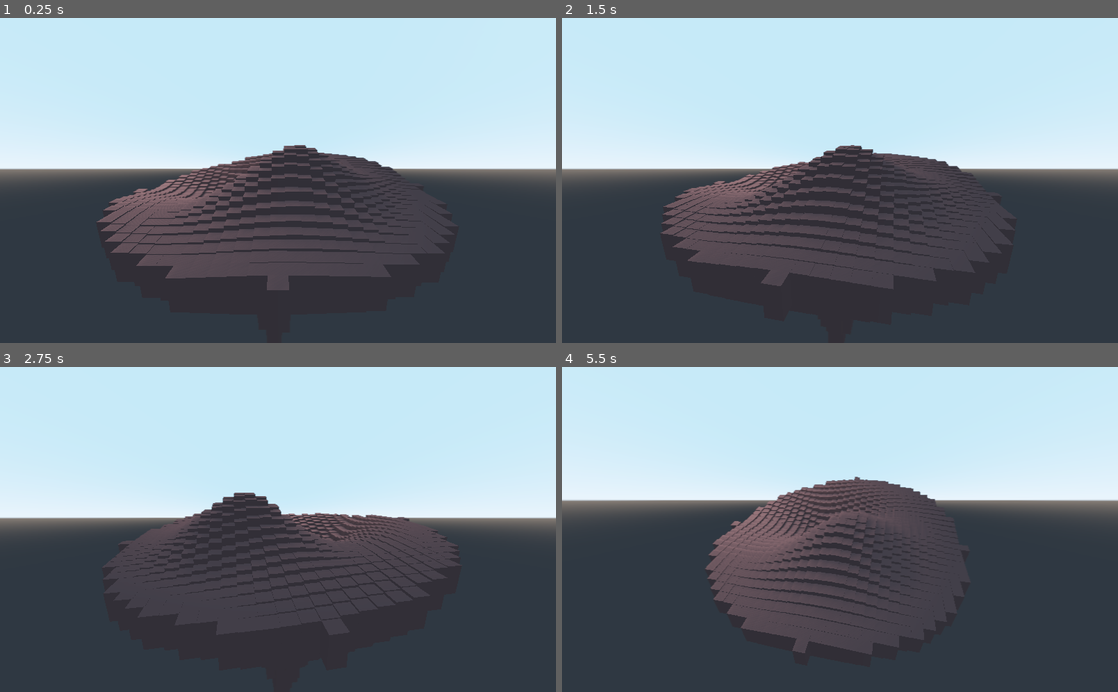
Above: before the commit, frames 1-4 (two rows, left to right).
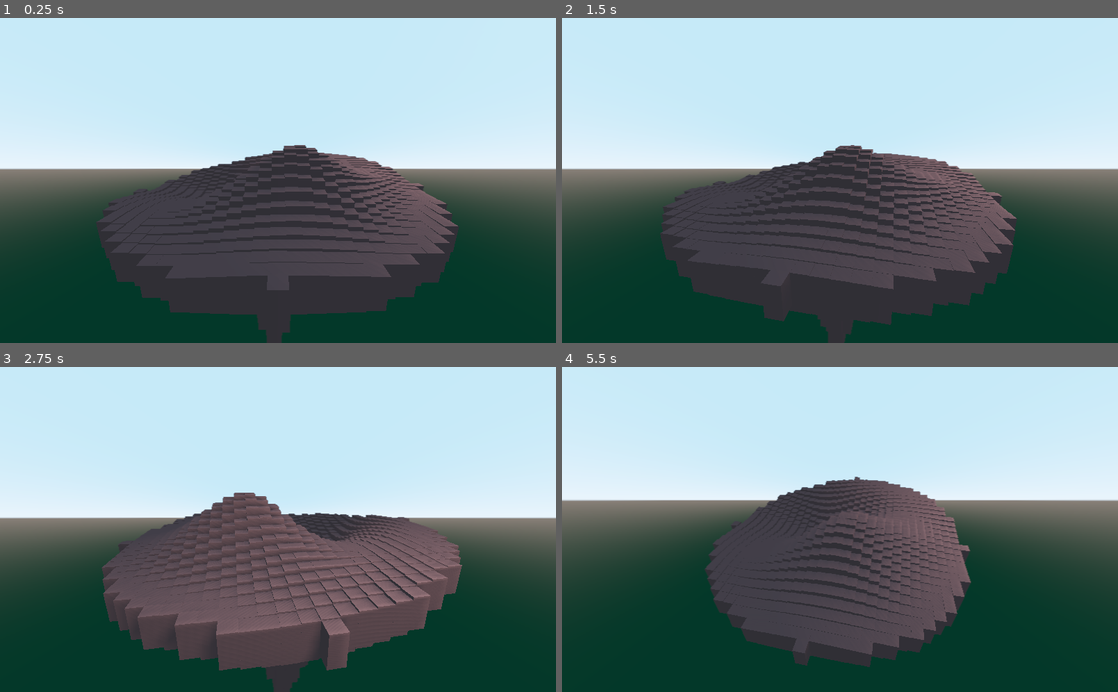
Above: after the commit, the same moments.

Repository: CiaranWoodward/LD49
Game: Godot game, scene res://Map/Map.tscn
Same seed, same stepped clock (60 frames per second), same inputs: the game is played once before the commit and once after it.
Inputs (mouse positions are in pixels of both pictures, inside the frame that each line leads up to):
- Up to frame 1 (0.25 s): no input
- Up to frame 2 (1.5 s): tap Enter at 0.5 s; move the mouse to (962, 164) at 0.52 s; hold Right (ui_right) 0.53-1.25 s; hold Page Up (zoom_in, bound only after the commit) 0.53-1.25 s; click (962, 164) at 0.67 s; tap Page Down (zoom_out, bound only after the commit) at 0.8 s; drag from (728, 196) to (812, 245) at 1.27 s
- Up to frame 3 (2.75 s): tap Space at 2 s; move the mouse to (333, 458) at 2.02 s; hold Right (ui_right) from 2.03 s (still down); hold Page Up (zoom_in, bound only after the commit) from 2.03 s (still down); click (333, 458) at 2.17 s; tap Page Down (zoom_out, bound only after the commit) at 2.3 s
- Up to frame 4 (5.5 s): release Right (ui_right) at 2.75 s; release Page Up (zoom_in, bound only after the commit) at 2.75 s; drag from (812, 594) to (673, 480) at 2.77 s; tap Enter at 3.5 s; move the mouse to (1006, 578) at 3.52 s; hold Left (ui_left) 3.53-4.25 s; hold Page Up (zoom_in, bound only after the commit) 3.53-4.25 s; click (1006, 578) at 3.67 s; tap Page Down (zoom_out, bound only after the commit) at 3.8, 5.3 s; drag from (673, 480) to (756, 448) at 4.27 s; tap Space at 5 s; move the mouse to (867, 529) at 5.02 s; hold Down (ui_down) from 5.03 s (still down); hold Page Up (zoom_in, bound only after the commit) from 5.03 s (still down); click (867, 529) at 5.17 s

The runs differ from the first frame. In frame 1, 29% of the frame differs, in the area x 0-100%, y 39-100%; in frame 2, 28%; in frame 3, 42%; in frame 4, 38%.

Commit message:
Finish up camera control for now

Diff:
--- a/Map/Camera.gd
+++ b/Map/Camera.gd
@@ -1,11 +1,15 @@
 extends Camera
 
-export var MAX_HEIGHT : float = 95.0
-export var MIN_HEIGHT : float = 20.0
+export var MAX_HEIGHT : float = 125.0
+export var MIN_HEIGHT : float = 10.0
 export var distance : float = 120.0
 export var MAX_SPEED = 10.0
 export var ACCEL_TIME = 0.5
 export var STOP_TIME = 0.2
+export var ZOOM_AMOUNT = 0.5
+export var ZOOM_TIME = 0.2
+export var ZOOM_MIN = 1.0
+export var ZOOM_MAX = 4.0
 
 onready var tween = get_node("Tween")
 
@@ -14,12 +18,75 @@
 var speed = 0
 var height = 35.0
 var moving = false
+var dragging = false
+var rezoom = false
+var zoom = 1.0
+var target_zoom = 1.0
 
 # Called when the node enters the scene tree for the first time.
 func _ready() -> void:
 	pass # Replace with function body.
 
+func _unhandled_input(event):
+	# Only allow unhandled input for start drag
+	if event is InputEventMouseButton and (event.button_index == BUTTON_RIGHT || event.button_index == BUTTON_MIDDLE):
+		if event.is_pressed():
+			dragging = true
+			tween.remove(self, "dir_vec")
+			tween.remove(self, "speed")
+			speed = 0
+			moving = false
+			dir_vec = Vector2.ZERO
+	if event.is_action_pressed("zoom_in"):
+		target_zoom += ZOOM_AMOUNT
+		#rezoom = true # Disabled zooming, it felt a bit janky
+	if event.is_action_pressed("zoom_out"):
+		target_zoom -= ZOOM_AMOUNT
+		#rezoom = true
+
+func _input(event):
+	# Once we have started dragging, always track the input
+	if not dragging:
+		return
+	if event is InputEventMouseButton and (event.button_index == BUTTON_RIGHT || event.button_index == BUTTON_MIDDLE):
+		if not event.is_pressed():
+			dragging = false
+	if dragging && event is InputEventMouseMotion:
+		angle += event.relative.x / (250.0 * zoom)
+		height += event.relative.y / 2.0
+		_bound_level()
+
+func _bound_level():
+	while (angle < 0):
+		angle += PI * 2
+	while (angle > PI * 2):
+		angle -= PI * 2
+	if height < MIN_HEIGHT:
+		height = MIN_HEIGHT
+	if height > MAX_HEIGHT:
+		height = MAX_HEIGHT
+
+	var camdist = distance - (distance * (zoom - ZOOM_MIN) / (ZOOM_MAX * 2))
+	self.translation = Vector3(cos(angle) * camdist, height, sin(angle) * camdist)
+	var lookatpoint = Vector3(cos(angle) * distance * (zoom - ZOOM_MIN) / (ZOOM_MAX * 2), 0, sin(angle) * distance * (zoom - ZOOM_MIN) / (ZOOM_MAX * 2))
+	self.look_at(lookatpoint, Vector3(0, 1, 0))
+
 func _process(delta: float) -> void:
+	if rezoom:
+		if target_zoom > ZOOM_MAX:
+			target_zoom = ZOOM_MAX
+		if target_zoom < ZOOM_MIN:
+			target_zoom = ZOOM_MIN
+		if target_zoom != zoom:
+			tween.remove(self, "zoom")
+			tween.interpolate_property(self, "zoom", zoom, target_zoom, ZOOM_TIME, Tween.TRANS_SINE, Tween.EASE_IN_OUT)
+			tween.start()
+		rezoom = false
+
+	if dragging:
+		_bound_level()
+		return
+
 	var dir_delta = Vector2.ZERO
 	if Input.is_action_pressed("ui_right"):
 		dir_delta.x += 1
@@ -54,15 +121,4 @@
 	angle += dir_vec.x * speed * delta
 	height += dir_vec.y * speed * 20.0 * delta
 
-	while (angle < 0):
-		angle += PI * 2
-	while (angle > PI * 2):
-		angle -= PI * 2
-
-	if height < MIN_HEIGHT:
-		height = MIN_HEIGHT
-	if height > MAX_HEIGHT:
-		height = MAX_HEIGHT
-
-	self.translation = Vector3(cos(angle) * distance, height, sin(angle) * distance)
-	self.look_at(Vector3(0,0,0), Vector3(0, 1, 0))
+	_bound_level()
--- a/Map/Map.tscn
+++ b/Map/Map.tscn
@@ -4,6 +4,8 @@
 [ext_resource path="res://Map/Map.gd" type="Script" id=2]
 
 [sub_resource type="ProceduralSky" id=1]
+ground_bottom_color = Color( 0.0117647, 0.184314, 0.137255, 1 )
+ground_curve = 0.0649805
 
 [sub_resource type="Environment" id=2]
 background_mode = 2
@@ -45,7 +47,7 @@
 environment = SubResource( 2 )
 
 [node name="OmniLight" type="OmniLight" parent="."]
-transform = Transform( 1, 0, 0, 0, 1, 0, 0, 0, 1, -25.3694, 88.5735, 88.684 )
+transform = Transform( -0.830567, 0, -0.556919, 0, 1, 0, 0.556919, 0, -0.830567, -25.3694, 88.5735, -117.755 )
 light_bake_mode = 0
 shadow_enabled = true
 omni_range = 184.79
--- a/project.godot
+++ b/project.godot
@@ -48,6 +48,26 @@
 , Object(InputEventKey,"resource_local_to_scene":false,"resource_name":"","device":0,"alt":false,"shift":false,"control":false,"meta":false,"command":false,"pressed":false,"scancode":83,"unicode":0,"echo":false,"script":null)
  ]
 }
+ui_page_up={
+"deadzone": 0.5,
+"events": [  ]
+}
+ui_page_down={
+"deadzone": 0.5,
+"events": [  ]
+}
+zoom_in={
+"deadzone": 0.5,
+"events": [ Object(InputEventKey,"resource_local_to_scene":false,"resource_name":"","device":0,"alt":false,"shift":false,"control":false,"meta":false,"command":false,"pressed":false,"scancode":16777235,"unicode":0,"echo":false,"script":null)
+, Object(InputEventMouseButton,"resource_local_to_scene":false,"resource_name":"","device":0,"alt":false,"shift":false,"control":false,"meta":false,"command":false,"button_mask":0,"position":Vector2( 0, 0 ),"global_position":Vector2( 0, 0 ),"factor":1.0,"button_index":4,"pressed":false,"doubleclick":false,"script":null)
+ ]
+}
+zoom_out={
+"deadzone": 0.5,
+"events": [ Object(InputEventKey,"resource_local_to_scene":false,"resource_name":"","device":0,"alt":false,"shift":false,"control":false,"meta":false,"command":false,"pressed":false,"scancode":16777236,"unicode":0,"echo":false,"script":null)
+, Object(InputEventMouseButton,"resource_local_to_scene":false,"resource_name":"","device":0,"alt":false,"shift":false,"control":false,"meta":false,"command":false,"button_mask":0,"position":Vector2( 0, 0 ),"global_position":Vector2( 0, 0 ),"factor":1.0,"button_index":5,"pressed":false,"doubleclick":false,"script":null)
+ ]
+}
 
 [physics]
 
